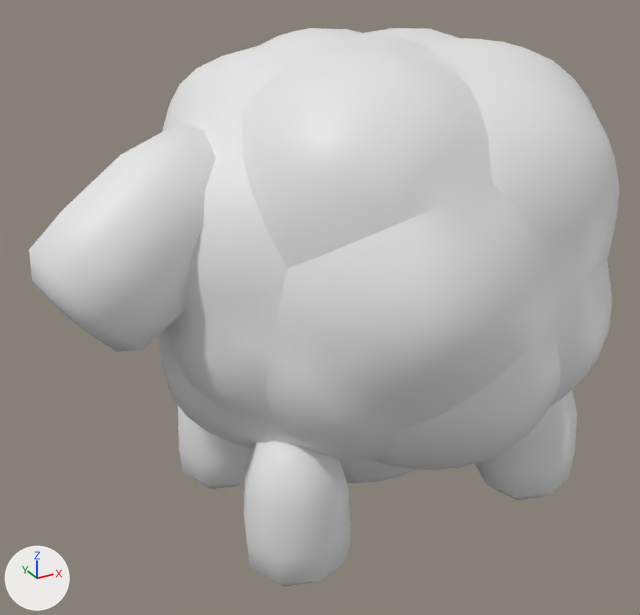
The FBX model Assets/Assets/Sheep/Sheep.fbx: old version first, new version second.
Both versions are drawn from a 50 mm lens placed at (-4.4, -10.75, 7.48), pointed at (1.55, 0.06, 2.07). Lighting does not change. The marker at lower left points along +X, +Y and +Z.

Before the edit, the objects in view are built like this:
```python
me_mesh = bpy.data.meshes.new('Mesh')
me_mesh.from_pydata(...)  # 42 vertices, 40 faces; spans x -0.78..0.78, y -0.78..0.78, z -1.25..1.13
me_mesh_001 = bpy.data.meshes.new('Mesh.001')
me_mesh_001.from_pydata(...)  # 42 vertices, 40 faces; spans x -0.78..0.78, y -0.78..0.78, z -1.25..1.13
me_mesh_004 = bpy.data.meshes.new('Mesh.004')
me_mesh_004.from_pydata(...)  # 42 vertices, 40 faces; spans x -1.65..1.35, y -1.04..1.04, z -1.59..1.28
me_mesh_005 = bpy.data.meshes.new('Mesh.005')
me_mesh_005.from_pydata(...)  # 42 vertices, 40 faces; spans x -0.78..0.78, y -0.78..0.78, z -1.25..1.13
ob_cube = bpy.data.objects.new('Cube', me_mesh)
ob_cube.location = (0.36, -1.4, 0.0)
ob_cube_001 = bpy.data.objects.new('Cube.001', me_mesh_001)
ob_cube_001.location = (4.59, -1.4, 0.0)
ob_cube_002 = bpy.data.objects.new('Cube.002', me_mesh_005)
ob_cube_002.location = (0.36, 1.27, 0.0)
ob_cube_004 = bpy.data.objects.new('Cube.004', me_mesh_004)
ob_cube_004.location = (-0.94, -0.03, 3.81)
# also in view: 'Cube.005' at (2.46, 0.12, 2.65)
```
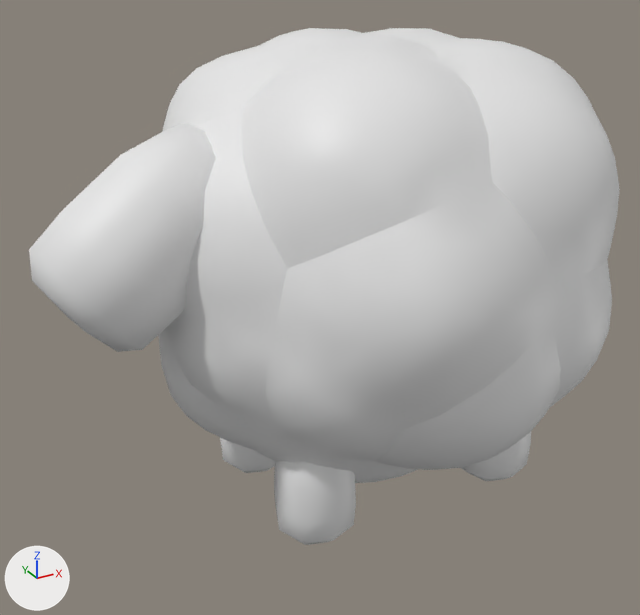
What differs and where, as boxes (x1, y1, x2, y2) in the pictures (640 x 615 px):
'Cube', mesh rescaled, moved: before (244, 441, 350, 587); after (274, 461, 356, 545)
'Cube.001', mesh rescaled, moved: before (475, 390, 577, 500); after (461, 432, 531, 481)
'Cube.002', mesh rescaled, moved: before (178, 406, 251, 489); after (220, 437, 275, 473)

The edits, one by one:
me_mesh has 42 vertices, 40 faces and spans x -0.78..0.78, y -0.78..0.78, z -1.25..1.13.
me_mesh is used by ob_cube; location (0.36, -1.4, 0.0).
me_mesh part 3: the whole mesh is scaled about the mesh origin by 0.785.
me_mesh_005 has 42 vertices, 40 faces and spans x -0.78..0.78, y -0.78..0.78, z -1.25..1.13.
me_mesh_005 is used by ob_cube_002; location (0.36, 1.27, 0.0).
me_mesh_005 part 2: the whole mesh is scaled about the mesh origin by 0.785.
me_mesh_001 has 42 vertices, 40 faces and spans x -0.78..0.78, y -0.78..0.78, z -1.25..1.13.
me_mesh_001 is used by ob_cube_001; location (4.59, -1.4, 0.0).
me_mesh_001 part 1: the whole mesh is scaled about the mesh origin by 0.785.
Object 'Cube' (ob_cube) moves from (0.36, -1.4, 0.0) to (0.81, -1.11, 0.0).
Object 'Cube.002' (ob_cube_002) moves from (0.36, 1.27, 0.0) to (0.81, 0.98, 0.0).
Object 'Cube.001' (ob_cube_001) moves from (4.59, -1.4, 0.0) to (4.13, -1.11, 0.0).
